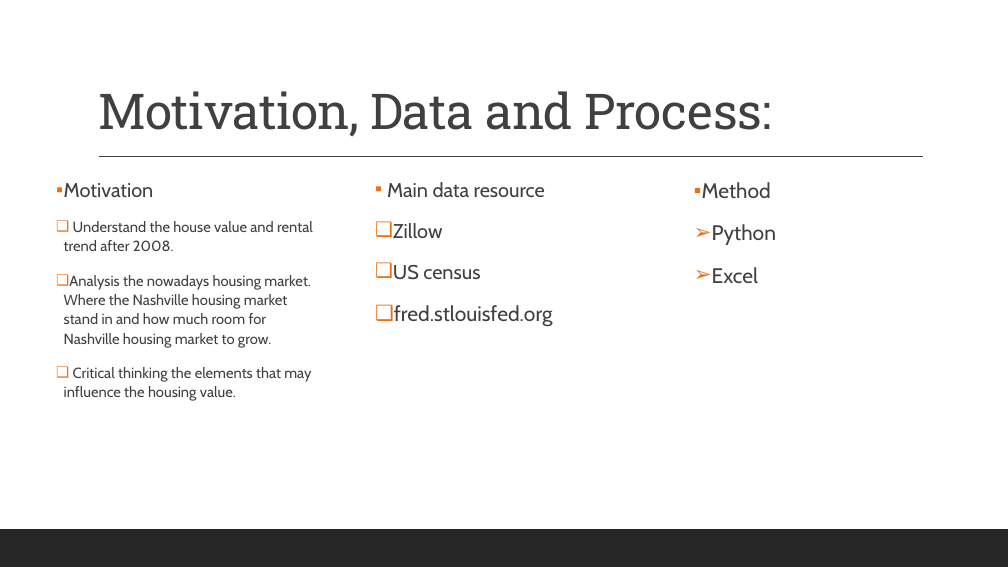
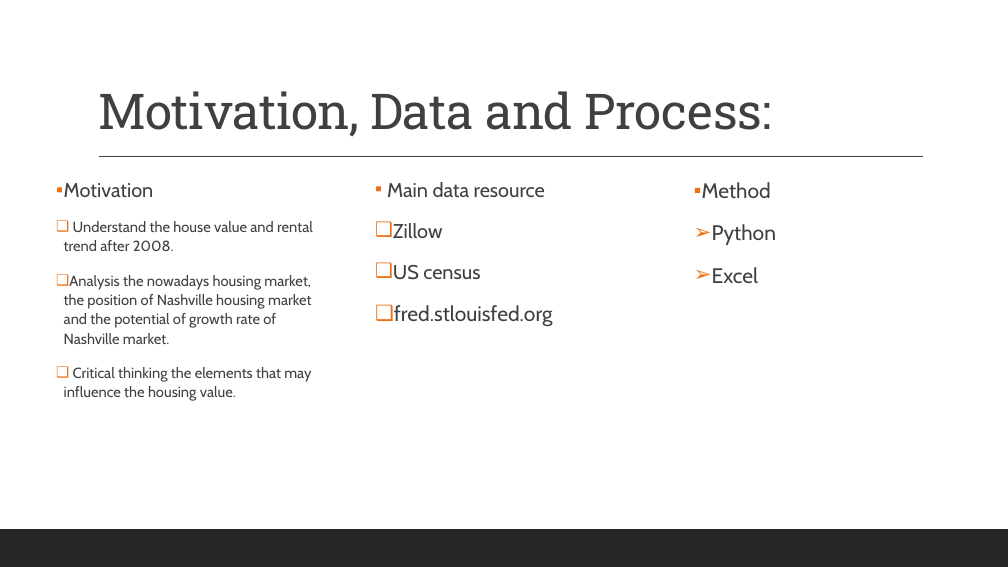
Before and after one commit to Liuchenxi1/Nashville-house-market-analysis, a slide deck: slide 2 of Nashville Housing.pptx. Drawn at 1008x567 pixels with LibreOffice and Linux fonts; fonts in the diff are those of the drawing. Boxes give left, top, right and bottom in pixels: in the first picture for what was removed or moved away, otherwise in the second. Text is boxed around its words. In the diff, an @@ line names an element or a change of style, - is before the commit and + after.

```diff
--- a/Nashville Housing.pptx
+++ b/Nashville Housing.pptx
@@ text at (64,275,311,344): text changed @@
-❑ Analysis the nowadays housing market. Where the Nashville housing market stand in and how much room for Nashville housing market to grow.
+❑ Analysis the nowadays housing market, the position of Nashville housing market and the potential of growth rate of Nashville market.
```
Also in this commit, not shown: 8 other slides changed, 1 other file.
